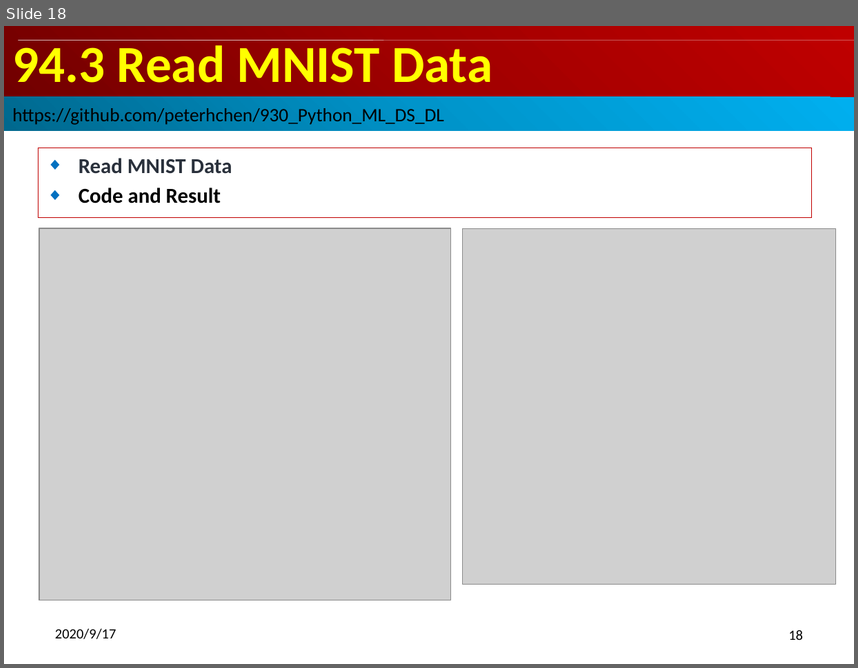
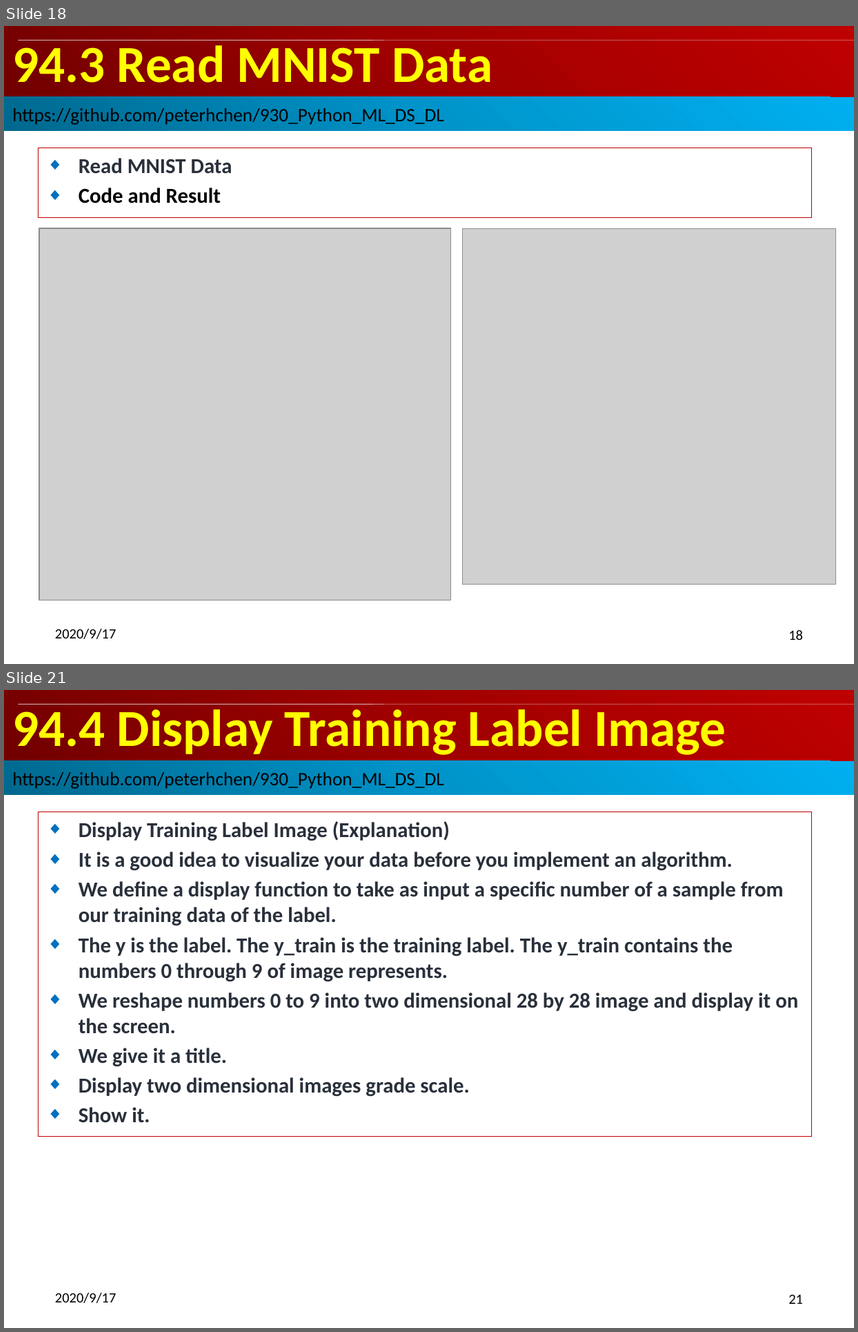
Before and after one commit to peterhchen/900_Python_ML_DS_DL, a slide deck: 094_RunTensorlfow2.0Part01Examples.pptx. Shown one above the other, each under a label of ours: slide 18 before the commit, slides 18 and 21 after it; the slides between them are not shown. The pictures are 858x668 and 858x1332 pixels, drawn with LibreOffice and Linux fonts; fonts in the diff are those of the drawing; grey boxes stand for pictures. Boxes give left, top, right and bottom in pixels: in the first picture for what was removed or moved away, otherwise in the second. Text is boxed around its words. In the diff, an @@ line names an element or a change of style, - is before the commit and + after.

```diff
--- a/094_RunTensorlfow2.0Part01Examples.pptx
+++ b/094_RunTensorlfow2.0Part01Examples.pptx
@@ slide 21 added at box(4, 690, 854, 1328), background #FFFFFF @@
@@ title added at box(4, 690, 854, 761), fill gradient #720000 to #A20000 to #C00000, 44 pt, text #FFFF00, bold @@
+94.4 Display Training Label Image
@@ rectangle added at box(18, 704, 384, 704), fill #F9F9F9 @@
@@ rectangle added at box(18, 704, 854, 704), fill #F9F9F9 @@
@@ rectangle added at box(18, 704, 374, 704), fill #F9F9F9 @@
@@ rectangle added at box(4, 761, 854, 795), fill gradient #00688E to #0094CA to #00B0F0, 16 pt, text #000000 @@
+https://github.com/peterhchen/930_Python_ML_DS_DL
@@ subtitle added at box(38, 812, 811, 1136), outline #C00000 0.75 pt, 18 pt, text #29303B, bold @@
+◆ Display Training Label Image (Explanation)
+◆ It is a good idea to visualize your data before you implement an algorithm.
+◆ We define a display function to take as input a specific number of a sample from our training data of the label.
+◆ The y is the label. The y_train is the training label. The y_train contains the numbers 0 through 9 of image represents.
+◆ We reshape numbers 0 to 9 into two dimensional 28 by 28 image and display it on the screen.
+◆ We give it a title.
+◆ Display two dimensional images grade scale.
+◆ Show it.
@@ text added at box(55, 1292, 116, 1303), 12 pt, text #000000 @@
+2020/9/17
@@ page number added at box(789, 1294, 803, 1303), 12 pt, text #000000 @@
+21
```
Also in this commit, not shown: 2 slides changed, 41 other slides added.
